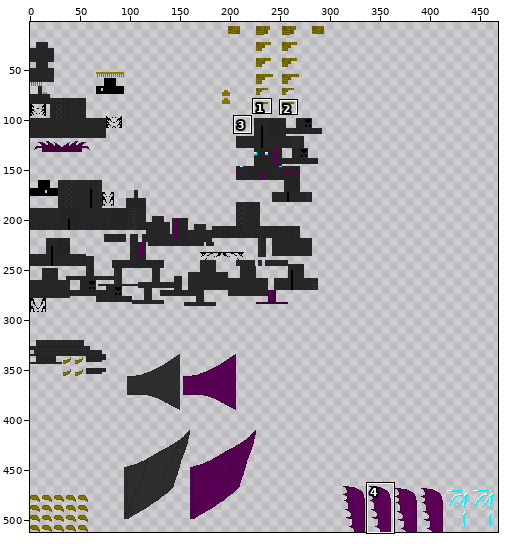
Sprite sheet, stored at src/test/resources/NKevinVI_young.png. Above: a wide view before the commit, with the close-up outlined.
Close-up. Earlier state:
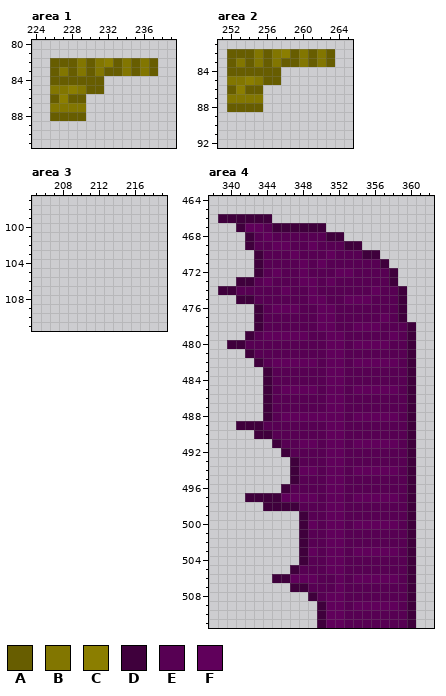
The file is 512x512 pixels. Colours within 5 levels of each other are drawn and written as one. Shown: area 1: x 224..239, y 80..91; area 2: x 251..265, y 81..92; area 3: x 205..219, y 97..111; area 4: x 338..362, y 464..511. The wide view leaves out empty margins. The commit also changed other parts of the picture, which this record leaves out.
Palette (. is transparent): A #675d00  B #827600  C #8b7e00  D #3f003c  E #570053  F #60005b
After:
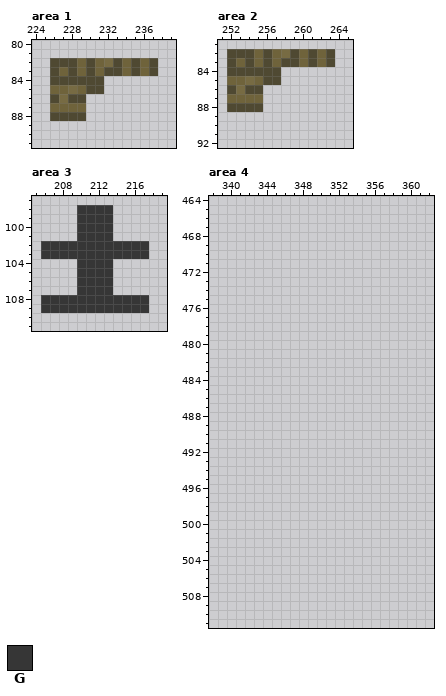
Colours new in this view: G #363636
The exact change:
colour A: #675d00 -> #4f4932
colour B: #827600 -> #6f633b
colour C: #8b7e00 -> #776b43
Area 3:
y 98..101: x 210..213 .... -> GGGG
y 102..103: x 206..217 ............ -> GGGGGGGGGGGG
y 104..107: x 210..213 .... -> GGGG
y 108..109: x 206..217 ............ -> GGGGGGGGGGGG
Area 4:
y 466: x 339..344 DDDDDD -> ......
y 467: x 341..350 DFFEDDDDDD -> ..........
y 468: x 342..352 DEFEEEEEEDD -> ...........
y 469: x 342..354 DEEFFEEFEEEDD -> .............
y 470: x 343..356 DEEEFEEEFEEEDD -> ..............
y 471: x 343..357 DEEEEFEFEEEEEED -> ...............
y 472: x 343..358 DEFEEFEEEFFEEEED -> ................
y 473: x 341..358 DDEFEEEFFEFEEEEEED -> ..................
y 474: x 339..359 DDEEEEEFEEFEEEEEEFEED -> .....................
y 475: x 341..359 DDEEEEEEFFEEFFFEEED -> ...................
y 476: x 343..359 DEFFFEEFFEEEEEEED -> .................
y 477: x 343..359 DEEEEEEFFEEEEEFED -> .................
y 478: x 343..360 DEEEEEEFFEEFFFEEED -> ..................
y 479: x 342..360 DEFFFFFEEFFEEEEEFED -> ...................
y 480: x 340..360 DDEEEEEEEEEFFEFFFFEED -> .....................
y 481: x 342..360 DEEEEEEEEFFEEEEEEED -> ...................
y 482: x 343..360 DEFFFFFEFFEFFFFFED -> ..................
y 483..484: x 344..360 DEEEEEEFFEEEEEEED -> .................
y 485: x 344..360 DEFFFFEFFEFFFFFED -> .................
y 486..487: x 344..360 DEEEEEEFFEEEEEEED -> .................
y 488: x 344..360 DEFFFFFFFEFFFFFED -> .................
y 489: x 341..360 DDDEEEEEEEFFEEEEEEED -> ....................
y 490: x 343..360 DDEEEEEEFFEEEEEEED -> ..................
y 491: x 345..360 DEEFFEFFEFFFFFED -> ................
y 492: x 346..360 DEEEEFFEEEEEEED -> ...............
y 493: x 347..360 DEEEFFEEEEEEED -> ..............
y 494: x 347..360 DFFEFFEFFFFFED -> ..............
y 495: x 347..360 DEEEFFEEEEEEED -> ..............
y 496: x 346..360 DEEEEFFEEEEEEED -> ...............
y 497: x 342..360 DDDDFFFFEFFEFFFFFED -> ...................
y 498: x 344..360 DDDDEEEFFEEEEEEED -> .................
y 499: x 348..360 DEEFFEEEEEEED -> .............
y 500: x 348..360 DFEFFEFFFFFED -> .............
y 501..502: x 348..360 DEEFFEEEEEEED -> .............
y 503: x 348..360 DFEFFEFFFFFED -> .............
y 504: x 348..360 DEEFFEEEEEEED -> .............
y 505: x 347..360 DEEEFFEEEEEEED -> ..............
y 506: x 345..360 DDFFFEEFEFFFFFED -> ................
y 507: x 347..360 DDEEEFEEEEEEED -> ..............
y 508: x 349..360 DEFFEEEEEEED -> ............
y 509: x 350..360 DFFEFFFFFED -> ...........
y 510..511: x 350..360 DFFEEEEEEED -> ...........
Pixel boxes of the changes (left, top, right, bottom) in both close-ups:
changed: (50, 58, 158, 121)
changed: (227, 49, 335, 112)
added: (41, 205, 149, 313)
erased: (218, 214, 416, 628)
